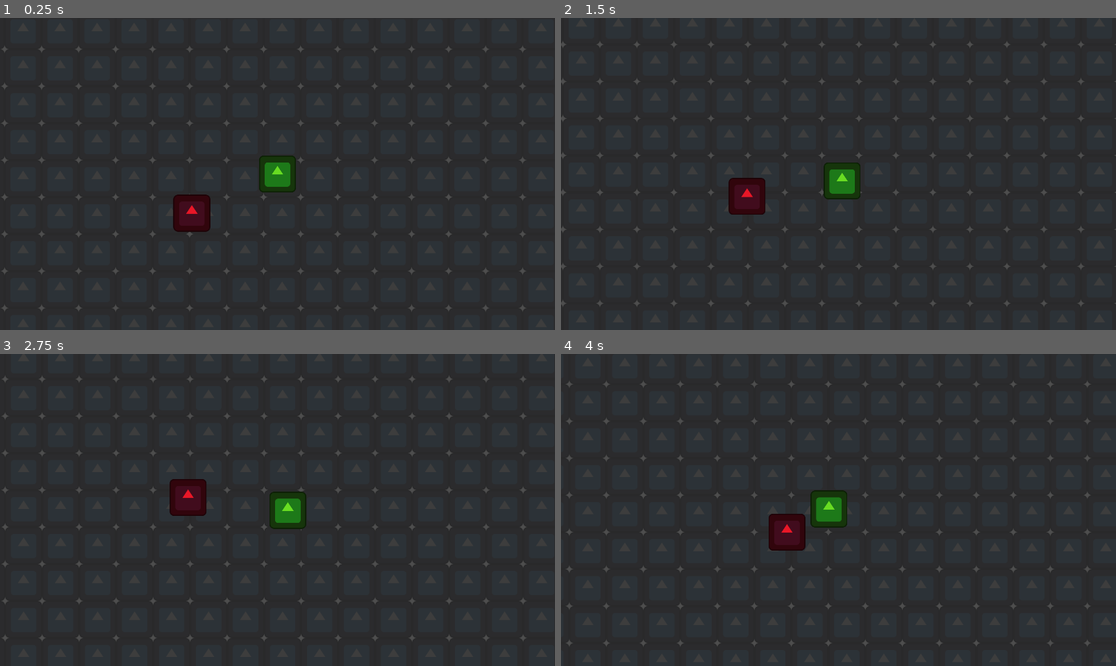
Above: before the commit, frames 1-4 (two rows, left to right).
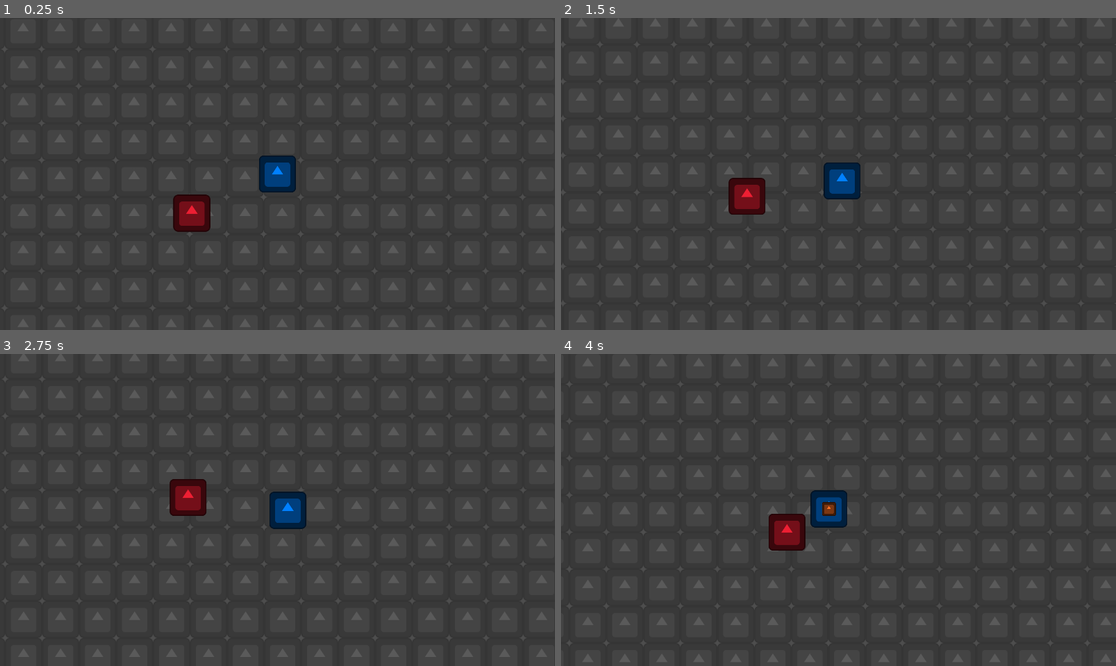
Above: after the commit, the same moments.

Repository: alfroids/survivors-clone
Game: Godot game, scene res://World/world.tscn
The game is run twice, just before and just after one commit, with the same random seed, the same clock (stepped at 60 frames per second) and the same inputs. The engine's default icon, where the game draws it, is replaced by a stand-in: a white triangle on a blue panel in a dark square.
Inputs:
- Up to frame 1 (0.25 s): no input
- Up to frame 2 (1.5 s): hold D (move_right) 0.53-1.28 s; hold S (move_down) from 1.28 s (still down)
- Up to frame 3 (2.75 s): release S (move_down) at 2.03 s; hold D (move_right) from 2.03 s (still down)
- Up to frame 4 (4 s): release D (move_right) at 2.78 s; hold W (move_up) 2.78-3.53 s; hold A (move_left) from 3.53 s (still down)

The runs differ from the first frame. In frame 1, 5.5% of the frame differs, in the area x 3-99%, y 1-100%; in frame 2, 5.5%; in frame 3, 5.4%; in frame 4, 5.5%.

Commit message:
Add Fireball, autoshoot and hit/hurtboxes

Diff:
--- /dev/null
+++ b/DamageData/damage_data.gd
@@ -0,0 +1,11 @@
+class_name DamageData
+extends Resource
+
+
+@export_range(0, 50, 1, "or_greater") var damage_per_tick: int = 1
+@export_range(0, 5, 1) var total_ticks: int = 1
+@export_range(0.0, 5.0, 0.1, "suffix:ticks/s") var ticks_frequency: float = 2.0
+
+var tick_period: float:
+	get:
+		return 1 / ticks_frequency
--- a/Enemy/enemy.gd
+++ b/Enemy/enemy.gd
@@ -15,3 +15,9 @@
 	var move_dir: Vector2 = global_position.direction_to(player.global_position)
 	velocity = move_speed * move_dir
 	move_and_slide()
+
+
+func _on_hurtbox_received_damage(damage_data: DamageData) -> void:
+	health_points -= damage_data.damage_per_tick
+	if health_points <= 0:
+		queue_free()
--- a/Enemy/enemy.tscn
+++ b/Enemy/enemy.tscn
@@ -1,20 +1,37 @@
-[gd_scene load_steps=4 format=3 uid="uid://b1kan3wtv5trr"]
+[gd_scene load_steps=8 format=3 uid="uid://b1kan3wtv5trr"]
 
 [ext_resource type="Texture2D" uid="uid://bor6xfqb3k54d" path="res://icon.svg" id="1_54a1r"]
 [ext_resource type="Script" path="res://Enemy/enemy.gd" id="1_r2jj5"]
+[ext_resource type="Shader" uid="uid://y682225ucbre" path="res://recolor.tres" id="2_xuysw"]
+[ext_resource type="Script" path="res://Hurtbox/hurtbox.gd" id="4_fjgfo"]
+
+[sub_resource type="ShaderMaterial" id="ShaderMaterial_o12hw"]
+shader = ExtResource("2_xuysw")
+shader_parameter/NewColor = Color(0.93, 0.1209, 0.20181, 1)
 
 [sub_resource type="RectangleShape2D" id="RectangleShape2D_jq8ny"]
 size = Vector2(110, 110)
 
-[node name="Enemy" type="CharacterBody2D"]
+[sub_resource type="RectangleShape2D" id="RectangleShape2D_dlm14"]
+size = Vector2(128, 128)
+
+[node name="Enemy" type="CharacterBody2D" groups=["enemies"]]
 collision_layer = 4
 collision_mask = 0
 motion_mode = 1
 script = ExtResource("1_r2jj5")
 
 [node name="Sprite2D" type="Sprite2D" parent="."]
-modulate = Color(0.909804, 0.0901961, 0.152941, 1)
+material = SubResource("ShaderMaterial_o12hw")
 texture = ExtResource("1_54a1r")
 
 [node name="CollisionShape2D" type="CollisionShape2D" parent="."]
 shape = SubResource("RectangleShape2D_jq8ny")
+
+[node name="Hurtbox" type="Area2D" parent="."]
+script = ExtResource("4_fjgfo")
+
+[node name="CollisionShape2D" type="CollisionShape2D" parent="Hurtbox"]
+shape = SubResource("RectangleShape2D_dlm14")
+
+[connection signal="received_damage" from="Hurtbox" to="." method="_on_hurtbox_received_damage"]
--- /dev/null
+++ b/Fireball/fireball.gd
@@ -0,0 +1,11 @@
+class_name Fireball
+extends Node2D
+
+
+const SPEED: float = 800.0
+
+var direction: Vector2
+
+
+func _physics_process(delta: float) -> void:
+	position += delta * SPEED * direction
--- /dev/null
+++ b/Fireball/fireball.tscn
@@ -0,0 +1,43 @@
+[gd_scene load_steps=9 format=3 uid="uid://kojtmbc8ypc"]
+
+[ext_resource type="Script" path="res://Fireball/fireball.gd" id="1_56py6"]
+[ext_resource type="Shader" uid="uid://y682225ucbre" path="res://recolor.tres" id="1_e7uuv"]
+[ext_resource type="Texture2D" uid="uid://bor6xfqb3k54d" path="res://icon.svg" id="2_313am"]
+[ext_resource type="Script" path="res://Hitbox/hitbox.gd" id="3_y52ev"]
+[ext_resource type="Script" path="res://DamageData/damage_data.gd" id="5_ars3j"]
+
+[sub_resource type="ShaderMaterial" id="ShaderMaterial_n8nke"]
+shader = ExtResource("1_e7uuv")
+shader_parameter/NewColor = Color(0.988235, 0.443137, 0.145098, 1)
+
+[sub_resource type="Resource" id="Resource_2e385"]
+script = ExtResource("5_ars3j")
+damage_per_tick = 2
+total_ticks = 1
+ticks_frequency = 2.0
+
+[sub_resource type="CircleShape2D" id="CircleShape2D_4g6y0"]
+radius = 24.0
+
+[node name="Fireball" type="Node2D"]
+script = ExtResource("1_56py6")
+
+[node name="Sprite2D" type="Sprite2D" parent="."]
+material = SubResource("ShaderMaterial_n8nke")
+scale = Vector2(0.375, 0.375)
+texture = ExtResource("2_313am")
+
+[node name="Hitbox" type="Area2D" parent="."]
+script = ExtResource("3_y52ev")
+damage_data = SubResource("Resource_2e385")
+
+[node name="CollisionShape2D" type="CollisionShape2D" parent="Hitbox"]
+shape = SubResource("CircleShape2D_4g6y0")
+
+[node name="QueueFreeTimer" type="Timer" parent="."]
+wait_time = 10.0
+one_shot = true
+autostart = true
+
+[connection signal="dealt_damage" from="Hitbox" to="." method="queue_free"]
+[connection signal="timeout" from="QueueFreeTimer" to="." method="queue_free"]
--- a/HitBox/hit_box.gd
+++ /dev/null
@@ -1,27 +0,0 @@
-class_name HitBox
-extends Area2D
-
-
-signal dealt_damage(dmg: int)
-
-@export_flags("Alies", "Enemies", "Environment") var hit_mask: int = 0
-@export var max_hits: int = 1:
-	set(mh):
-		max_hits = maxi(mh, 0)
-@export var damage: int = 1:
-	set(d):
-		damage = maxi(d, 0)
-
-@onready var count_hits: int = 0
-
-
-func _on_hurtbox_entered(hurtbox: HurtBox) -> void:
-	if not hurtbox.hit_layer & hit_mask:
-		return
-
-	hurtbox.take_damage(damage)
-	dealt_damage.emit(damage)
-	count_hits += 1
-
-	if max_hits and count_hits >= max_hits:
-		queue_free()  # TODO
--- a/HitBox/hit_box.tscn
+++ /dev/null
@@ -1,11 +0,0 @@
-[gd_scene load_steps=2 format=3 uid="uid://cex2i14nicbml"]
-
-[ext_resource type="Script" path="res://HitBox/hit_box.gd" id="1_uv76k"]
-
-[node name="HitBox" type="Area2D"]
-collision_layer = 0
-collision_mask = 16
-monitoring = false
-script = ExtResource("1_uv76k")
-
-[connection signal="area_entered" from="." to="." method="_on_hurtbox_entered"]
--- /dev/null
+++ b/Hitbox/hitbox.gd
@@ -0,0 +1,20 @@
+@icon("sword.png")
+class_name Hitbox
+extends Area2D
+## Hitbox node.
+
+
+signal dealt_damage()
+
+@export var damage_data: DamageData
+
+
+func _ready() -> void:
+	area_entered.connect(_on_hurtbox_entered)
+
+func _on_hurtbox_entered(hurtbox: Hurtbox) -> void:
+	if not hurtbox:
+		return
+
+	hurtbox.take_damage(damage_data)
+	dealt_damage.emit()
--- /dev/null
+++ b/Hitbox/sword.svg
@@ -0,0 +1,12 @@
+<!DOCTYPE svg PUBLIC "-//W3C//DTD SVG 1.1//EN" "http://www.w3.org/Graphics/SVG/1.1/DTD/svg11.dtd">
+
+<!-- Uploaded to: SVG Repo, www.svgrepo.com, Transformed by: SVG Repo Mixer Tools -->
+<svg width="800px" height="800px" viewBox="0 0 16 16" fill="none" xmlns="http://www.w3.org/2000/svg">
+
+<g id="SVGRepo_bgCarrier" stroke-width="0"/>
+
+<g id="SVGRepo_tracerCarrier" stroke-linecap="round" stroke-linejoin="round"/>
+
+<g id="SVGRepo_iconCarrier"> <path d="M16 0H13L3.70711 9.29289L2.20711 7.79289L0.792893 9.20711L3.08579 11.5L1.5835 13.0023C1.55586 13.0008 1.52802 13 1.5 13C0.671573 13 0 13.6716 0 14.5C0 15.3284 0.671573 16 1.5 16C2.32843 16 3 15.3284 3 14.5C3 14.472 2.99923 14.4441 2.99771 14.4165L4.5 12.9142L6.79289 15.2071L8.20711 13.7929L6.70711 12.2929L16 3V0Z" fill="#6b96ff"/> </g>
+
+</svg>
--- a/HurtBox/hurt_box.gd
+++ /dev/null
@@ -1,32 +0,0 @@
-class_name HurtBox
-extends Area2D
-
-
-signal received_damage(dmg: int)
-signal received_fatal_damage(dmg: int)
-
-@export_flags("Alies", "Enemies", "Environment") var hit_layer: int = 0
-@export var health: int = 1:
-	set(h):
-		health = maxi(h, 0)
-@export var is_invulnerable: bool = false
-
-@onready var buffer_timer: Timer = $BufferTimer as Timer
-
-
-func take_damage(dmg: int) -> void:
-	if is_invulnerable:
-		return
-
-	health -= dmg
-
-	if health:
-		received_damage.emit(dmg)
-	else:
-		received_fatal_damage.emit(dmg)
-
-	monitorable = false
-	buffer_timer.start()
-
-func _on_buffer_timer_timeout() -> void:
-	monitorable = true
--- a/HurtBox/hurt_box.tscn
+++ /dev/null
@@ -1,15 +0,0 @@
-[gd_scene load_steps=2 format=3 uid="uid://bkwhlqpmokdjc"]
-
-[ext_resource type="Script" path="res://HurtBox/hurt_box.gd" id="1_ygwig"]
-
-[node name="HurtBox" type="Area2D"]
-collision_layer = 16
-collision_mask = 0
-monitoring = false
-script = ExtResource("1_ygwig")
-
-[node name="BufferTimer" type="Timer" parent="."]
-wait_time = 0.15
-one_shot = true
-
-[connection signal="timeout" from="BufferTimer" to="." method="_on_buffer_timer_timeout"]
--- /dev/null
+++ b/Hurtbox/hurtbox.gd
@@ -0,0 +1,15 @@
+@icon("shield.png")
+class_name Hurtbox
+extends Area2D
+## Hurtbox node.
+
+
+signal received_damage(damage_data: DamageData)
+
+const BUFFER_TIME: float = 0.5
+
+
+func take_damage(damage_data: DamageData) -> void:
+	received_damage.emit(damage_data)
+	set_deferred(&"monitorable", false)
+	get_tree().create_timer(BUFFER_TIME).timeout.connect(set_deferred.bind(&"monitorable", true))
--- /dev/null
+++ b/Hurtbox/shield.svg
@@ -0,0 +1,16 @@
+<!DOCTYPE svg PUBLIC "-//W3C//DTD SVG 1.1//EN" "http://www.w3.org/Graphics/SVG/1.1/DTD/svg11.dtd">
+
+<!-- Uploaded to: SVG Repo, www.svgrepo.com, Transformed by: SVG Repo Mixer Tools -->
+<svg width="800px" height="800px" viewBox="0 0 24.00 24.00" fill="none" xmlns="http://www.w3.org/2000/svg" stroke="" stroke-width="0.00024000000000000003">
+
+<g id="SVGRepo_bgCarrier" stroke-width="0"/>
+
+<g id="SVGRepo_tracerCarrier" stroke-linecap="round" stroke-linejoin="round"/>
+
+<g id="SVGRepo_iconCarrier">
+
+<path d="M12 22c-1.148 0-3.418-1.362-5.13-3.34C4.44 15.854 3 11.967 3 7a1 1 0 0 1 .629-.929c3.274-1.31 5.88-2.613 7.816-3.903a1 1 0 0 1 1.11 0c1.935 1.29 4.543 2.594 7.816 3.903A1 1 0 0 1 21 7c0 4.968-1.44 8.855-3.87 11.66C15.419 20.637 13.149 22 12 22z" fill="#6b96ff"/>
+
+</g>
+
+</svg>
--- a/Player/player.gd
+++ b/Player/player.gd
@@ -3,6 +3,7 @@
 
 @export var health_points: int = 100
 @export var move_speed: float = 200.0
+@export var fireball_scene: PackedScene
 
 
 func _physics_process(_delta: float) -> void:
@@ -19,3 +20,25 @@
 	velocity = move_speed * move_dir
 
 	move_and_slide()
+
+
+func autoshoot() -> void:
+	var closest_enemy: CharacterBody2D
+	var closest_distsq: float
+
+	for enemy: CharacterBody2D in get_tree().get_nodes_in_group(&"enemies"):
+		var enemy_distsq: float = global_position.distance_squared_to(enemy.global_position)
+		if not closest_enemy or enemy_distsq < closest_distsq:
+			closest_enemy = enemy
+			closest_distsq = enemy_distsq
+
+	var direction: Vector2
+	if closest_enemy:
+		direction = global_position.direction_to(closest_enemy.global_position)
+	else:
+		direction = Vector2.RIGHT.rotated(randf() * 2 * PI)
+	var fireball: Fireball = fireball_scene.instantiate() as Fireball
+	fireball.position = position
+	fireball.direction = direction
+	fireball.top_level = true
+	add_child(fireball)
--- a/Player/player.tscn
+++ b/Player/player.tscn
@@ -1,20 +1,32 @@
-[gd_scene load_steps=4 format=3 uid="uid://s8aop3m7u4gi"]
+[gd_scene load_steps=7 format=3 uid="uid://s8aop3m7u4gi"]
 
 [ext_resource type="Script" path="res://Player/player.gd" id="1_o5dgi"]
+[ext_resource type="Shader" uid="uid://y682225ucbre" path="res://recolor.tres" id="2_624hf"]
+[ext_resource type="PackedScene" uid="uid://kojtmbc8ypc" path="res://Fireball/fireball.tscn" id="2_r1fem"]
 [ext_resource type="Texture2D" uid="uid://bor6xfqb3k54d" path="res://icon.svg" id="2_rle6d"]
+
+[sub_resource type="ShaderMaterial" id="ShaderMaterial_unfu4"]
+shader = ExtResource("2_624hf")
+shader_parameter/NewColor = Color(0, 0.501961, 1, 1)
 
 [sub_resource type="RectangleShape2D" id="RectangleShape2D_q3kxg"]
 size = Vector2(110, 110)
 
 [node name="Player" type="CharacterBody2D" groups=["player"]]
-modulate = Color(0.407843, 0.862745, 0.133333, 1)
 collision_layer = 2
 collision_mask = 0
 motion_mode = 1
 script = ExtResource("1_o5dgi")
+fireball_scene = ExtResource("2_r1fem")
 
 [node name="Sprite2D" type="Sprite2D" parent="."]
+material = SubResource("ShaderMaterial_unfu4")
 texture = ExtResource("2_rle6d")
 
 [node name="CollisionShape2D" type="CollisionShape2D" parent="."]
 shape = SubResource("RectangleShape2D_q3kxg")
+
+[node name="ShootTimer" type="Timer" parent="."]
+autostart = true
+
+[connection signal="timeout" from="ShootTimer" to="." method="autoshoot"]
--- a/World/world.tscn
+++ b/World/world.tscn
@@ -1,14 +1,19 @@
-[gd_scene load_steps=4 format=3 uid="uid://ttxhlnfnbwp0"]
+[gd_scene load_steps=6 format=3 uid="uid://ttxhlnfnbwp0"]
 
+[ext_resource type="Shader" uid="uid://y682225ucbre" path="res://recolor.tres" id="1_37jq6"]
 [ext_resource type="Texture2D" uid="uid://bor6xfqb3k54d" path="res://icon.svg" id="1_yc8kb"]
 [ext_resource type="PackedScene" uid="uid://s8aop3m7u4gi" path="res://Player/player.tscn" id="2_44pw7"]
 [ext_resource type="PackedScene" uid="uid://b1kan3wtv5trr" path="res://Enemy/enemy.tscn" id="3_rxeap"]
 
+[sub_resource type="ShaderMaterial" id="ShaderMaterial_38qxr"]
+shader = ExtResource("1_37jq6")
+shader_parameter/NewColor = Color(0.431373, 0.431373, 0.431373, 0.392157)
+
 [node name="World" type="Node2D"]
 
 [node name="Background" type="Sprite2D" parent="."]
-modulate = Color(0.176419, 0.176419, 0.176419, 0.501961)
 texture_repeat = 2
+material = SubResource("ShaderMaterial_38qxr")
 texture = ExtResource("1_yc8kb")
 region_enabled = true
 region_rect = Rect2(-4000, -4000, 4000, 4000)
--- a/project.godot
+++ b/project.godot
@@ -21,6 +21,10 @@
 window/size/viewport_height=1080
 window/size/mode=3
 window/vsync/vsync_mode=0
+
+[global_group]
+
+enemies=""
 
 [input]
 
--- /dev/null
+++ b/recolor.tres
@@ -0,0 +1,98 @@
+[gd_resource type="VisualShader" load_steps=8 format=3 uid="uid://y682225ucbre"]
+
+[sub_resource type="VisualShaderNodeVectorOp" id="VisualShaderNodeVectorOp_idnr2"]
+operator = 2
+
+[sub_resource type="VisualShaderNodeColorParameter" id="VisualShaderNodeColorParameter_s3nib"]
+expanded_output_ports = [0]
+parameter_name = "NewColor"
+default_value_enabled = true
+
+[sub_resource type="VisualShaderNodeInput" id="VisualShaderNodeInput_85jh6"]
+expanded_output_ports = [0]
+input_name = "color"
+
+[sub_resource type="VisualShaderNodeFloatOp" id="VisualShaderNodeFloatOp_yi6yr"]
+operator = 2
+
+[sub_resource type="VisualShaderNodeMultiplyAdd" id="VisualShaderNodeMultiplyAdd_l7cjp"]
+default_input_values = [0, 0.299, 1, 1.0, 2, 0.0]
+
+[sub_resource type="VisualShaderNodeMultiplyAdd" id="VisualShaderNodeMultiplyAdd_kajkc"]
+default_input_values = [0, 0.587, 1, 1.0, 2, 0.0]
+
+[sub_resource type="VisualShaderNodeFloatOp" id="VisualShaderNodeFloatOp_llokg"]
+default_input_values = [0, 0.114, 1, 0.0]
+operator = 2
+
+[resource]
+code = "shader_type canvas_item;
+render_mode blend_mix;
+
+uniform vec4 NewColor : source_color = vec4(1.000000, 1.000000, 1.000000, 1.000000);
+
+
+
+void fragment() {
+// ColorParameter:2
+	vec4 n_out2p0 = NewColor;
+	float n_out2p4 = n_out2p0.a;
+
+
+// Input:3
+	vec4 n_out3p0 = COLOR;
+	float n_out3p1 = n_out3p0.r;
+	float n_out3p2 = n_out3p0.g;
+	float n_out3p3 = n_out3p0.b;
+	float n_out3p4 = n_out3p0.a;
+
+
+// FloatOp:9
+	float n_in9p0 = 0.11400;
+	float n_out9p0 = n_in9p0 * n_out3p3;
+
+
+// MultiplyAdd:8
+	float n_in8p0 = 0.58700;
+	float n_out8p0 = fma(n_in8p0, n_out3p2, n_out9p0);
+
+
+// MultiplyAdd:7
+	float n_in7p0 = 0.29900;
+	float n_out7p0 = fma(n_in7p0, n_out3p1, n_out8p0);
+
+
+// VectorOp:10
+	vec3 n_out10p0 = vec3(n_out2p0.xyz) * vec3(n_out7p0);
+
+
+// FloatOp:6
+	float n_out6p0 = n_out3p4 * n_out2p4;
+
+
+// Output:0
+	COLOR.rgb = n_out10p0;
+	COLOR.a = n_out6p0;
+
+
+}
+"
+graph_offset = Vector2(-156.55, 375.749)
+mode = 1
+flags/light_only = false
+nodes/fragment/0/position = Vector2(1480, 1380)
+nodes/fragment/2/node = SubResource("VisualShaderNodeColorParameter_s3nib")
+nodes/fragment/2/position = Vector2(20, 1060)
+nodes/fragment/3/node = SubResource("VisualShaderNodeInput_85jh6")
+nodes/fragment/3/position = Vector2(20, 1480)
+nodes/fragment/6/node = SubResource("VisualShaderNodeFloatOp_yi6yr")
+nodes/fragment/6/position = Vector2(420, 1240)
+nodes/fragment/7/node = SubResource("VisualShaderNodeMultiplyAdd_l7cjp")
+nodes/fragment/7/position = Vector2(940, 1380)
+nodes/fragment/8/node = SubResource("VisualShaderNodeMultiplyAdd_kajkc")
+nodes/fragment/8/position = Vector2(680, 1440)
+nodes/fragment/9/node = SubResource("VisualShaderNodeFloatOp_llokg")
+nodes/fragment/9/position = Vector2(420, 1500)
+nodes/fragment/10/node = SubResource("VisualShaderNodeVectorOp_idnr2")
+nodes/fragment/10/position = Vector2(1200, 1320)
+nodes/fragment/connections = PackedInt32Array(3, 4, 6, 0, 2, 4, 6, 1, 6, 0, 0, 1, 3, 1, 7, 1, 3, 2, 8, 1, 8, 0, 7, 2, 3, 3, 9, 1, 9, 0, 8, 2, 2, 0, 10, 0, 7, 0, 10, 1, 10, 0, 0, 0)
Binary file added: Hitbox/sword.png
Not shown, added: Hitbox/sword.png.import
Not shown, added: Hitbox/sword.svg.import
Binary file added: Hurtbox/shield.png
Not shown, added: Hurtbox/shield.png.import
Not shown, added: Hurtbox/shield.svg.import
